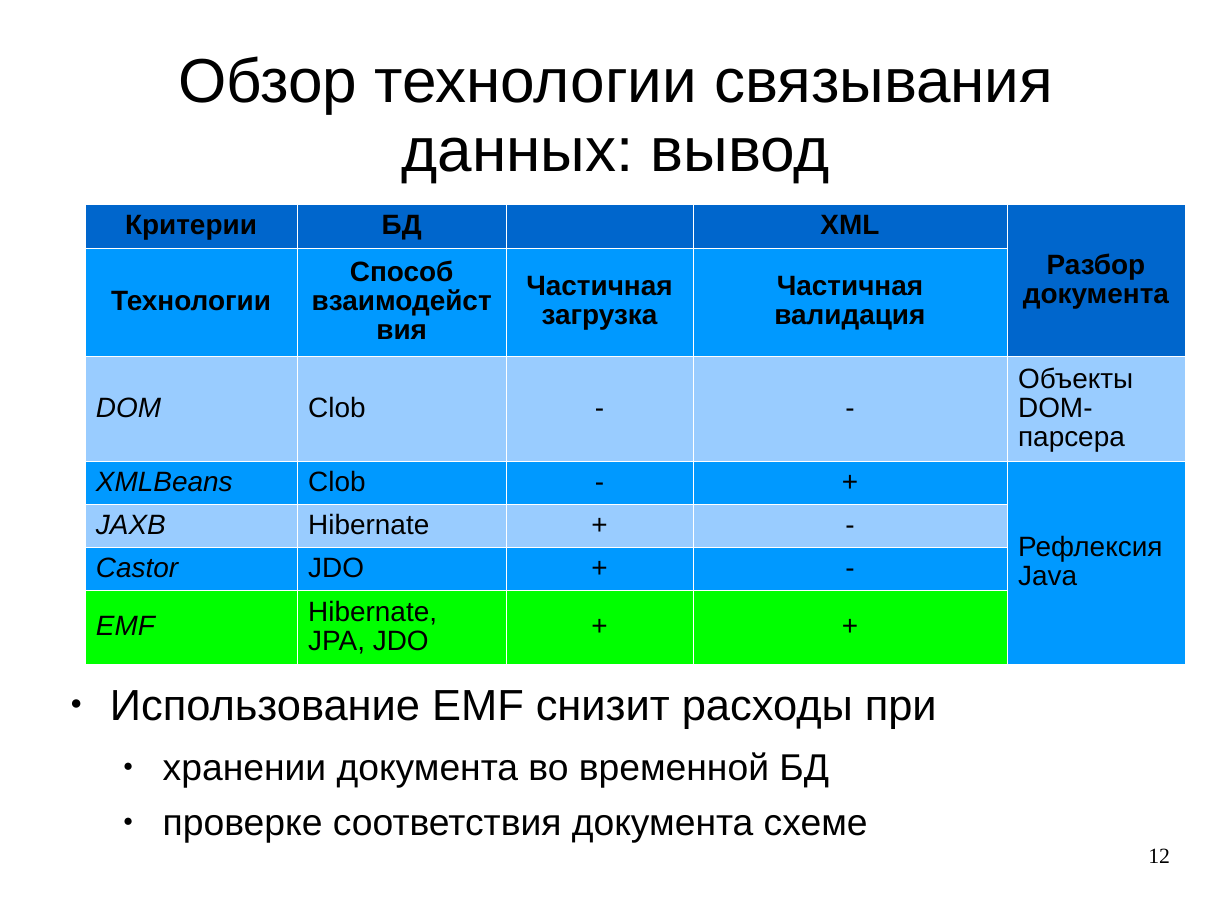
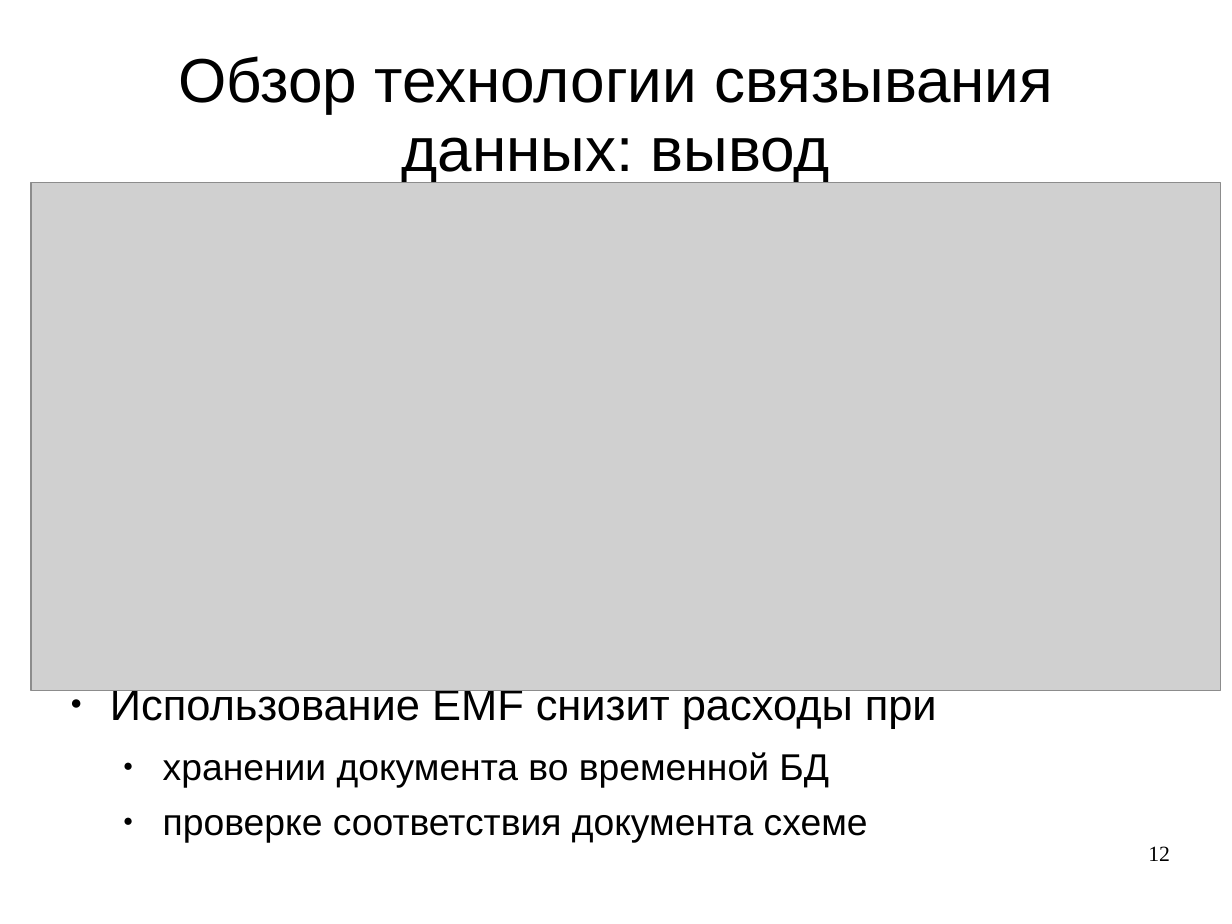
Before and after one commit to aeremenok/a-team-777, a slide deck: slide 12 of diploma/eav/diploma/demo.ppt. Drawn at 1232x924 pixels with LibreOffice and Linux fonts; fonts in the diff are those of the drawing; grey boxes stand for pictures. Boxes give left, top, right and bottom in pixels: in the first picture for what was removed or moved away, otherwise in the second. Text is boxed around its words. In the diff, an @@ line names an element or a change of style, - is before the commit and + after.

```diff
--- a/diploma/eav/diploma/demo.ppt
+++ b/diploma/eav/diploma/demo.ppt
@@ picture added at box(31, 182, 1221, 690) @@
@@ table removed at box(85, 203, 1185, 663), 7 rows, 5 columns @@
-Критерии | БД |  | XML | Разбор документа
-Технологии | Способ взаимодействия | Частичная загрузка | Частичная валидация | 
-DOM | Clob | - | - | Объекты DOM-парсера
-XMLBeans | Clob | - | + | Рефлексия Java
-JAXB | Hibernate | + | - | 
-Castor | JDO | + | - | 
-EMF | Hibernate, JPA, JDO | + | + | 
```
Also in this commit, not shown: 1 other slide changed, 1 other file.
